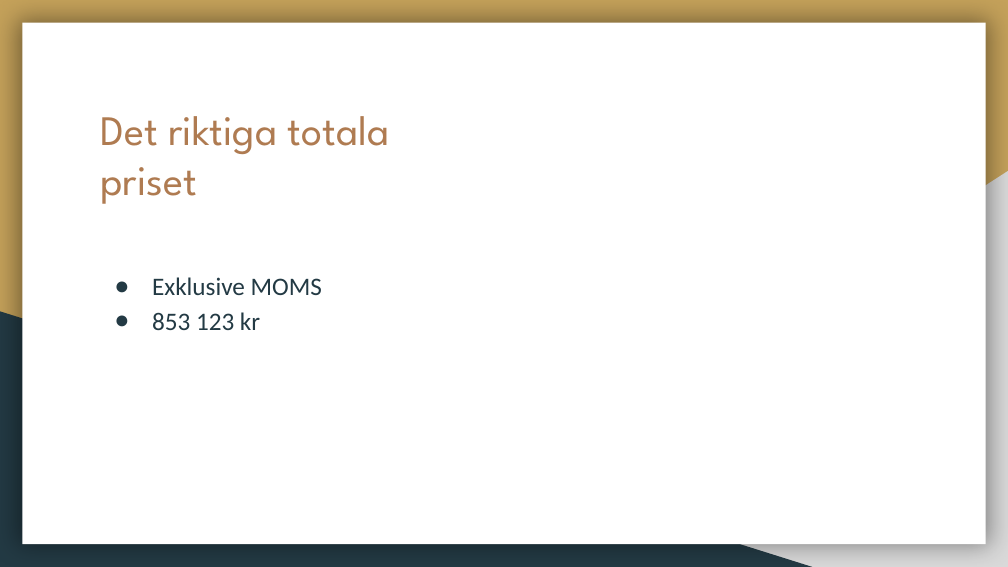
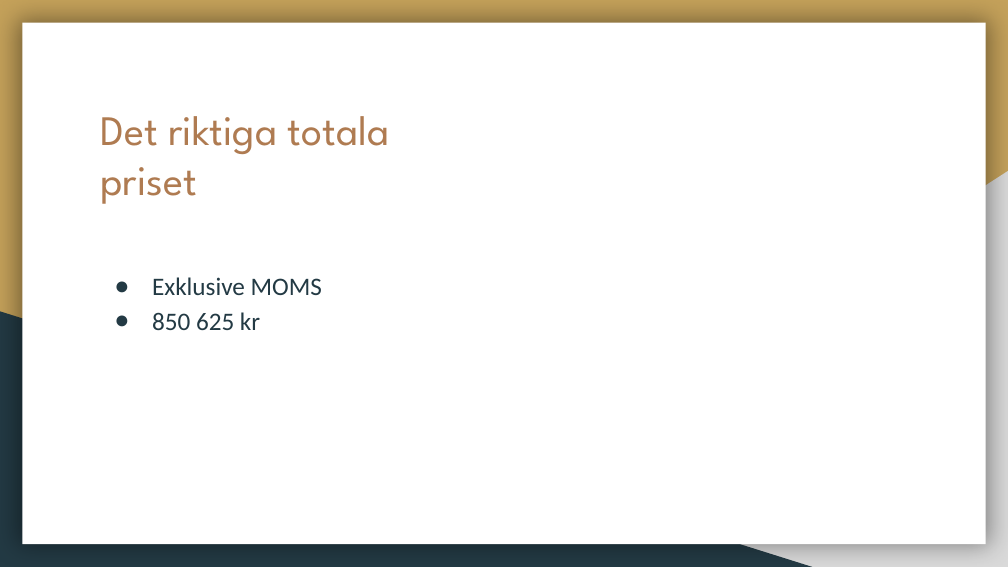
Before and after one commit to calebhaegg/viktorsvinklar, a slide deck: slide 26 of Caleb Hägg - VVs offert.pptx. Drawn at 1008x567 pixels with LibreOffice and Linux fonts; fonts in the diff are those of the drawing. Boxes give left, top, right and bottom in pixels: in the first picture for what was removed or moved away, otherwise in the second. Text is boxed around its words. In the diff, an @@ line names an element or a change of style, - is before the commit and + after.

Commit message:
2019

```diff
--- a/Caleb Hägg - VVs offert.pptx
+++ b/Caleb Hägg - VVs offert.pptx
@@ text at bbox=[152, 312, 260, 330]: text changed @@
-● 853 123 kr
+● 850 625 kr
```
Also in this commit, not shown: 2 other slides changed.
